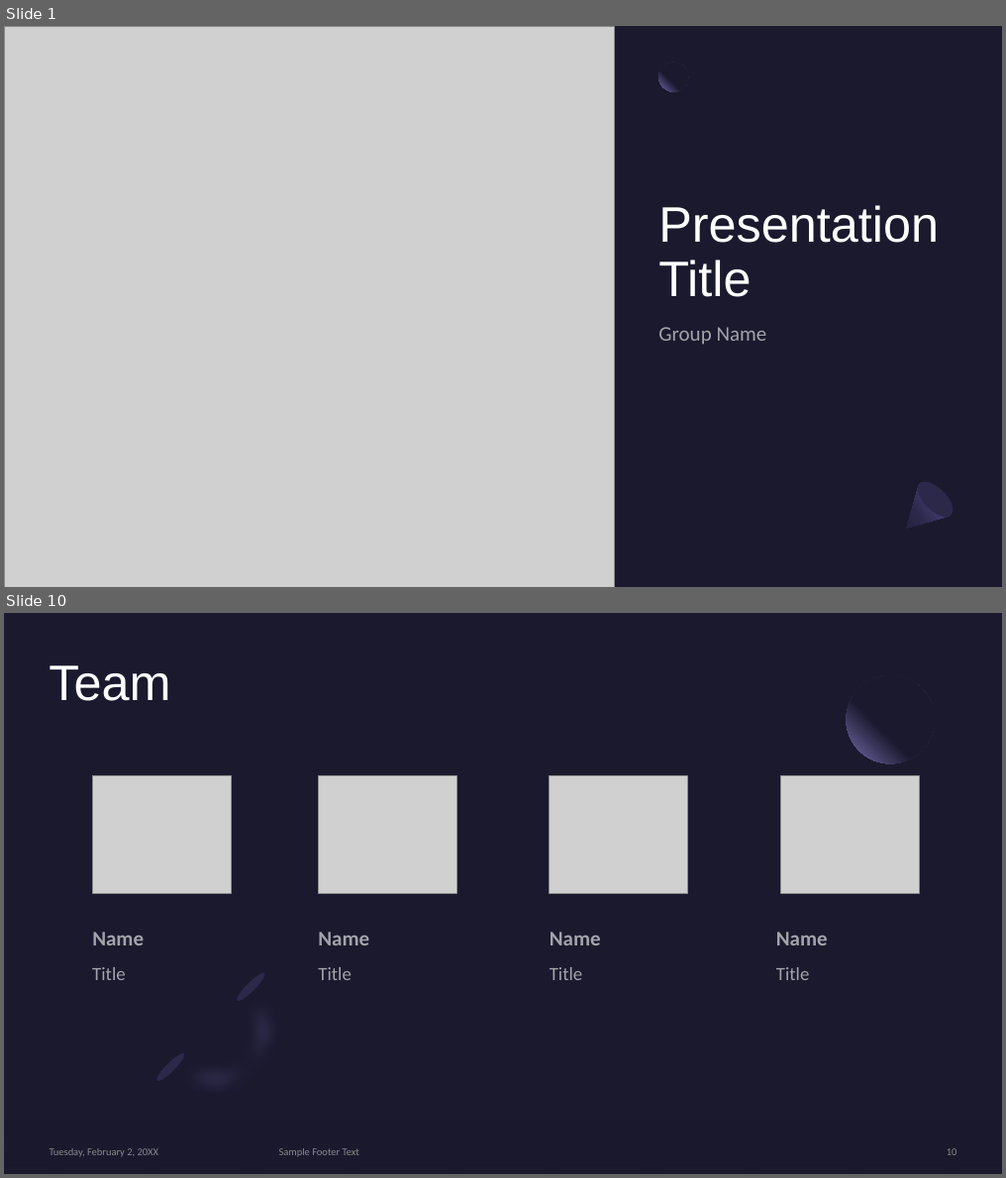
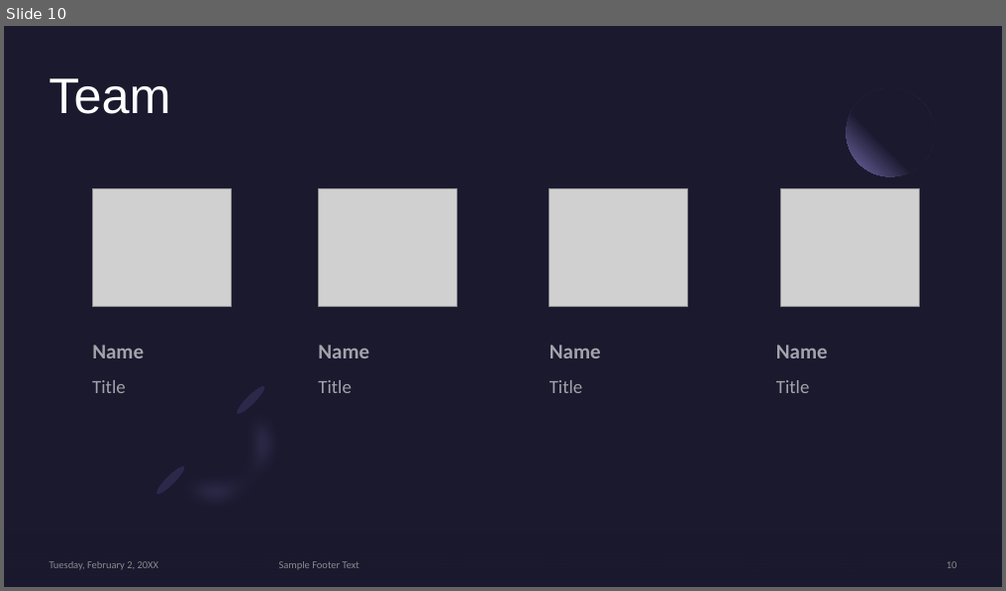
Before and after one commit to Digital-Tech-KKHS/10dtc-computer-hardware-csherwinqqq, a slide deck: Presentation Template.pptx. Shown one above the other, each under a label of ours: slides 1 and 10 before the commit, slide 10 after it; the slides between them are not shown. The pictures are 1006x1178 and 1006x591 pixels, drawn with LibreOffice and Linux fonts; fonts in the diff are those of the drawing; grey boxes stand for pictures. Boxes give left, top, right and bottom in pixels: in the first picture for what was removed or moved away, otherwise in the second. Text is boxed around its words. In the diff, an @@ line names an element or a change of style, - is before the commit and + after.

```diff
--- a/Presentation Template.pptx
+++ b/Presentation Template.pptx
@@ slide 1 removed at (4, 26, 1002, 587), background #1B192E @@
@@ picture removed at (4, 26, 614, 587) @@
@@ ellipse removed at (659, 63, 688, 92) @@
@@ title removed at (658, 205, 939, 297) @@
-Presentation Title
@@ text removed at (658, 327, 767, 345) @@
-Group Name
@@ freeform shape removed at (891, 476, 959, 544) @@
@@ ellipse removed at (912, 475, 958, 523) @@
```
Also in this commit, not shown: 8 slides changed, 1 slide added.
